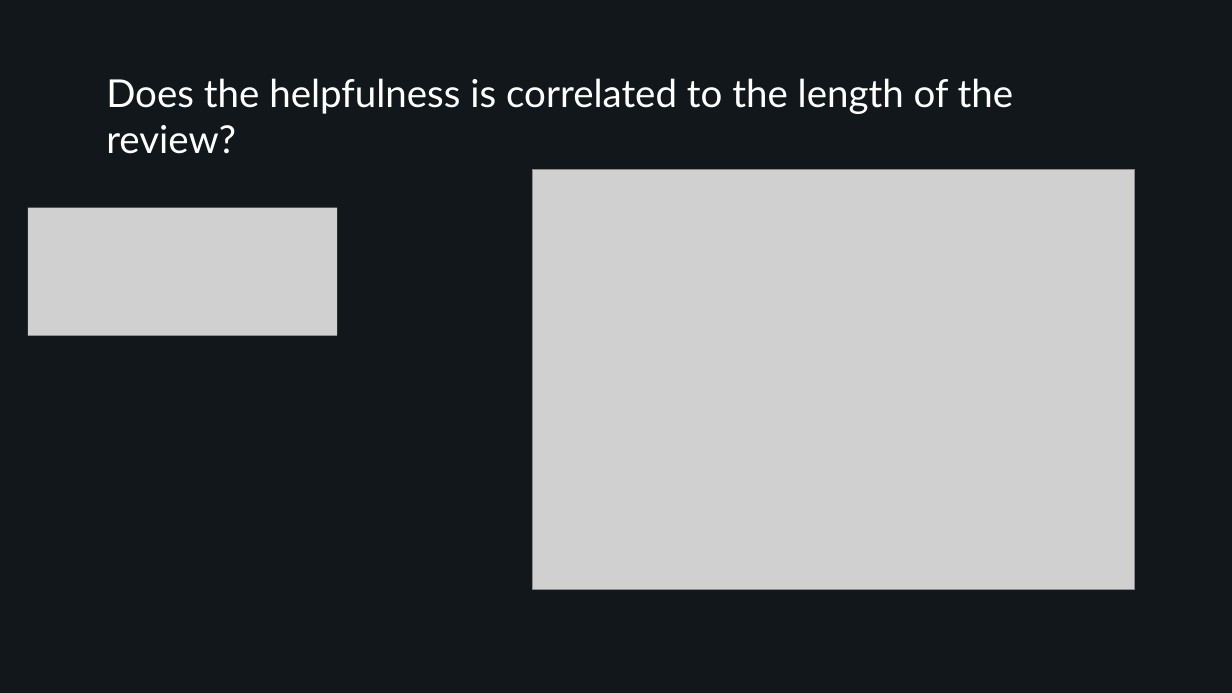
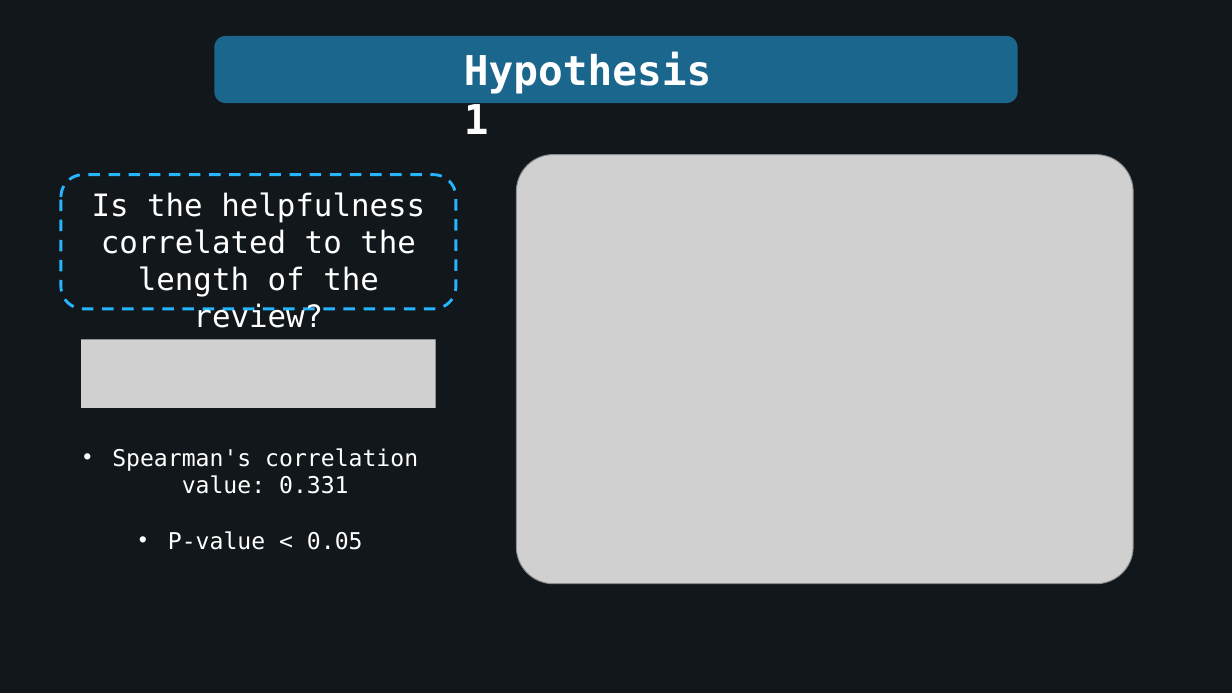
Before and after one commit to AndreaAlberti07/Amazon-books-reviews-ML, a slide deck: slide 10 of presentation/Presentation.pptx (slide 7 before the commit). Drawn at 1232x693 pixels with LibreOffice and Linux fonts; fonts in the diff are those of the drawing; grey boxes stand for pictures; background and template pictures are left out. Boxes give left, top, right and bottom in pixels: in the first picture for what was removed or moved away, otherwise in the second. Text is boxed around its words. In the diff, an @@ line names an element or a change of style, - is before the commit and + after.

```diff
--- a/presentation/Presentation.pptx
+++ b/presentation/Presentation.pptx
@@ rounded rectangle added at [214, 36, 1018, 104], fill #25B6FF at 50% opacity @@
@@ text added at [464, 51, 711, 134], 32 pt, text #FFFFFF, bold @@
+Hypothesis 1
@@ rounded rectangle "Is the helpfulness correlated to ...": place and size @@
-rounded rectangle "Is the helpfulness correlated to ..." at [106, 78, 1014, 154]
+rounded rectangle "Is the helpfulness correlated to ..." at [61, 175, 456, 309]
@@ rounded rectangle "Is the helpfulness correlated to ..." at [61, 175, 456, 309]: outline none to #25B6FF 2.25 pt dashed @@
@@ picture: place and size @@
-picture at [532, 170, 1136, 590]
+picture at [517, 154, 1134, 583]
@@ picture removed at [28, 208, 337, 335] @@
@@ text in rounded rectangle at [92, 192, 425, 297]: text changed; size 30 to 24 pt; font Lato to DejaVu Sans Mono @@
-Does the helpfulness is correlated to the length of the review?
+Is the helpfulness correlated to the length of the review?
@@ picture added at [81, 339, 436, 408] @@
@@ text added at [112, 448, 418, 550], 18 pt, text #FFFFFF @@
+• Spearman's correlation value: 0.331
+• P-value < 0.05
```
Also in this commit, not shown: 8 other slides changed, 14 slides added, 8 slides removed.
